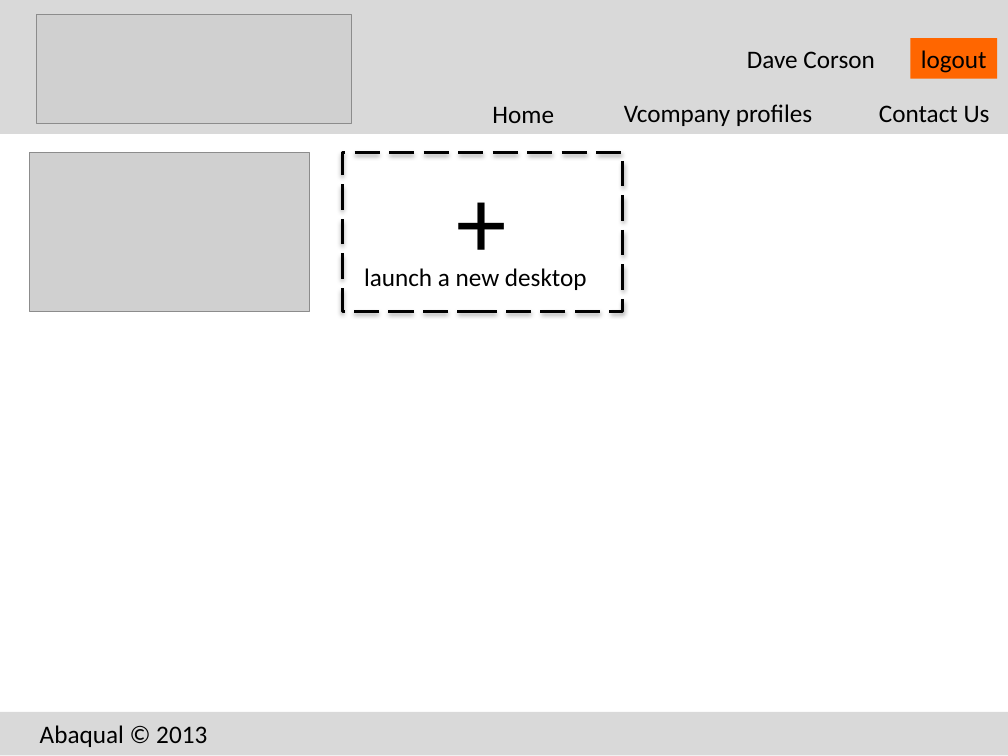
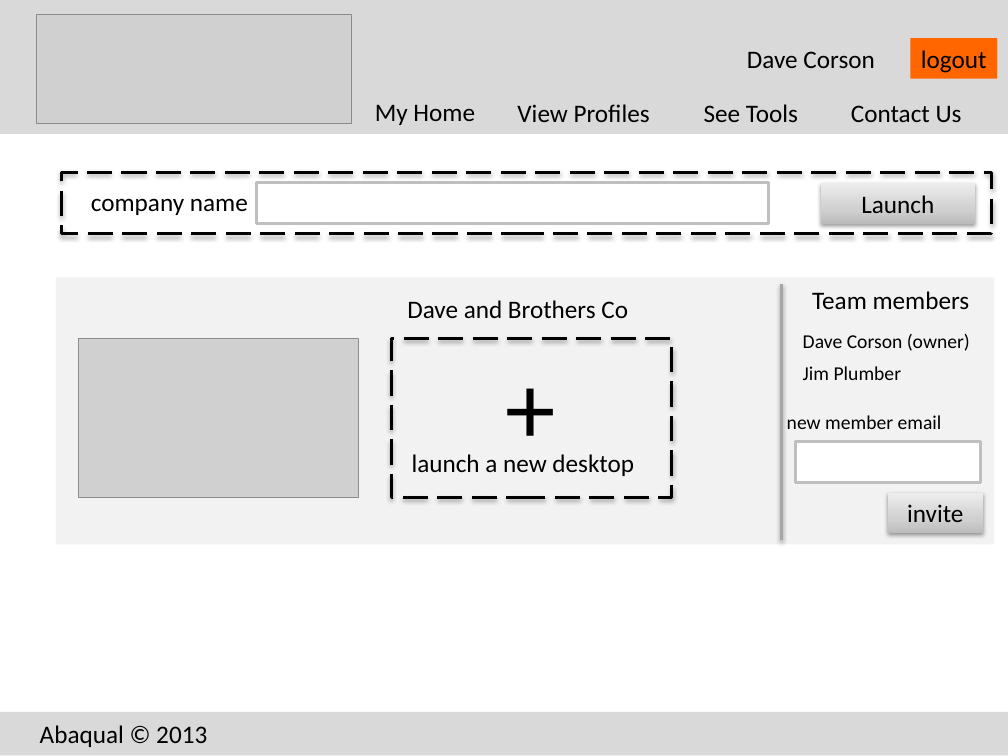
Before and after one commit to shoeybi/abq_web, a slide deck: slide 5 of WebsiteSketch.pptx (slide 3 before the commit). Drawn at 1008x756 pixels with LibreOffice and Linux fonts; fonts in the diff are those of the drawing; grey boxes stand for pictures. Boxes give left, top, right and bottom in pixels: in the first picture for what was removed or moved away, otherwise in the second. Text is boxed around its words. In the diff, an @@ line names an element or a change of style, - is before the commit and + after.

```diff
--- a/WebsiteSketch.pptx
+++ b/WebsiteSketch.pptx
@@ text at (375, 105, 475, 125): text changed @@
-Home
+My Home
@@ text at (517, 104, 650, 122): text changed @@
-Vcompany profiles
+View Profiles
@@ text added at (704, 104, 798, 122), 18 pt, text #000000 @@
+See Tools
@@ text "Contact Us": place and size @@
-text "Contact Us" at (879, 105, 990, 122)
+text "Contact Us" at (851, 105, 962, 122)
@@ rectangle added at (61, 172, 991, 234), outline #000000 2.25 pt dashed @@
@@ text added at (91, 198, 248, 215), 18 pt, text #000000 @@
+company name
@@ rectangle added at (256, 182, 768, 223), fill #FFFFFF, outline #BFBFBF 2 pt @@
@@ rectangle added at (821, 182, 975, 223), fill gradient #BDBDBD to #D1D1D1 to #EEEEEE, 18 pt, text #000000 @@
+Launch
@@ rectangle added at (56, 277, 995, 544), fill #F2F2F2 @@
@@ line added from (781, 284) to (781, 540), #A6A6A6 2 pt @@
@@ text added at (812, 291, 970, 309), 18 pt, text #000000 @@
+Team members
@@ text added at (407, 300, 628, 319), 18 pt, text #000000 @@
+Dave and Brothers Co
@@ 1 picture, 1 rectangle, 1 text: place and size @@
-1 picture, 1 rectangle, 1 text at (30, 152, 622, 310)
+1 picture, 1 rectangle, 1 text at (79, 339, 671, 497)
@@ text added at (803, 334, 970, 351), 14 pt, text #000000 @@
+Dave Corson (owner)
@@ text added at (803, 366, 902, 380), 14 pt, text #000000 @@
+Jim Plumber
@@ text added at (787, 415, 942, 429), 14 pt, text #000000 @@
+new member email
@@ text "launch a new desktop": place and size @@
-text "launch a new desktop" at (364, 268, 587, 290)
+text "launch a new desktop" at (412, 454, 634, 476)
@@ rectangle added at (795, 442, 981, 482), fill #FFFFFF, outline #BFBFBF 2 pt @@
@@ rectangle added at (888, 493, 983, 533), fill gradient #BDBDBD to #D1D1D1 to #EEEEEE, 18 pt, text #000000 @@
+invite
```
Also in this commit, not shown: 1 other slide changed, 3 slides added, 1 slide removed.
